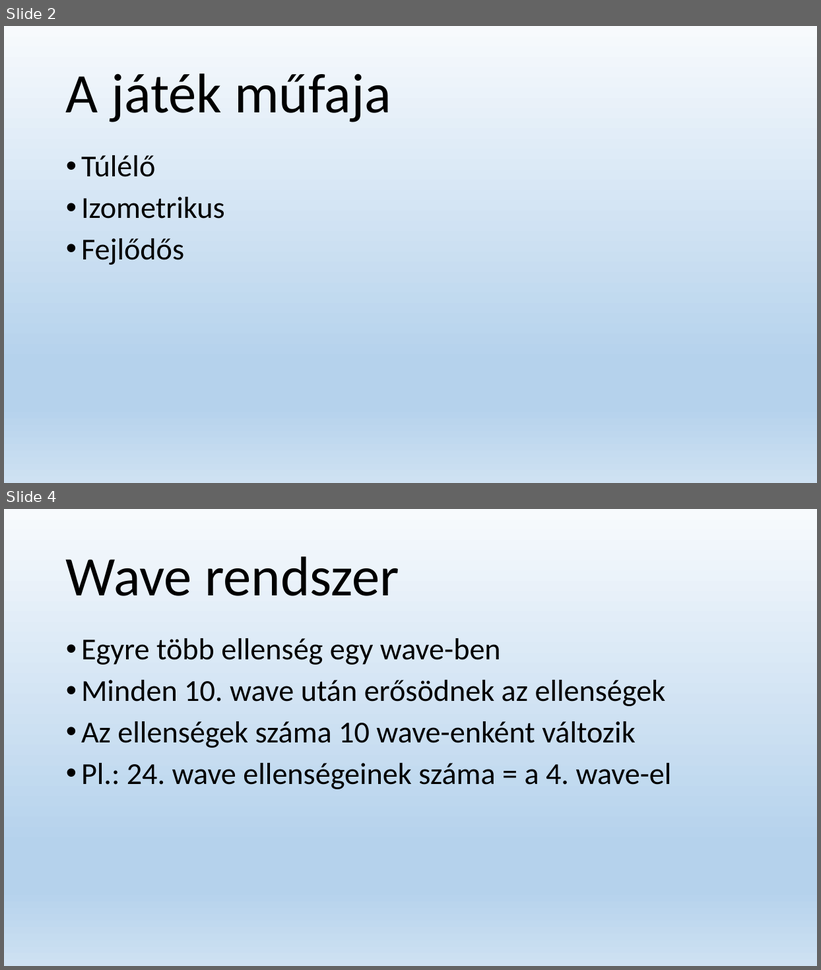
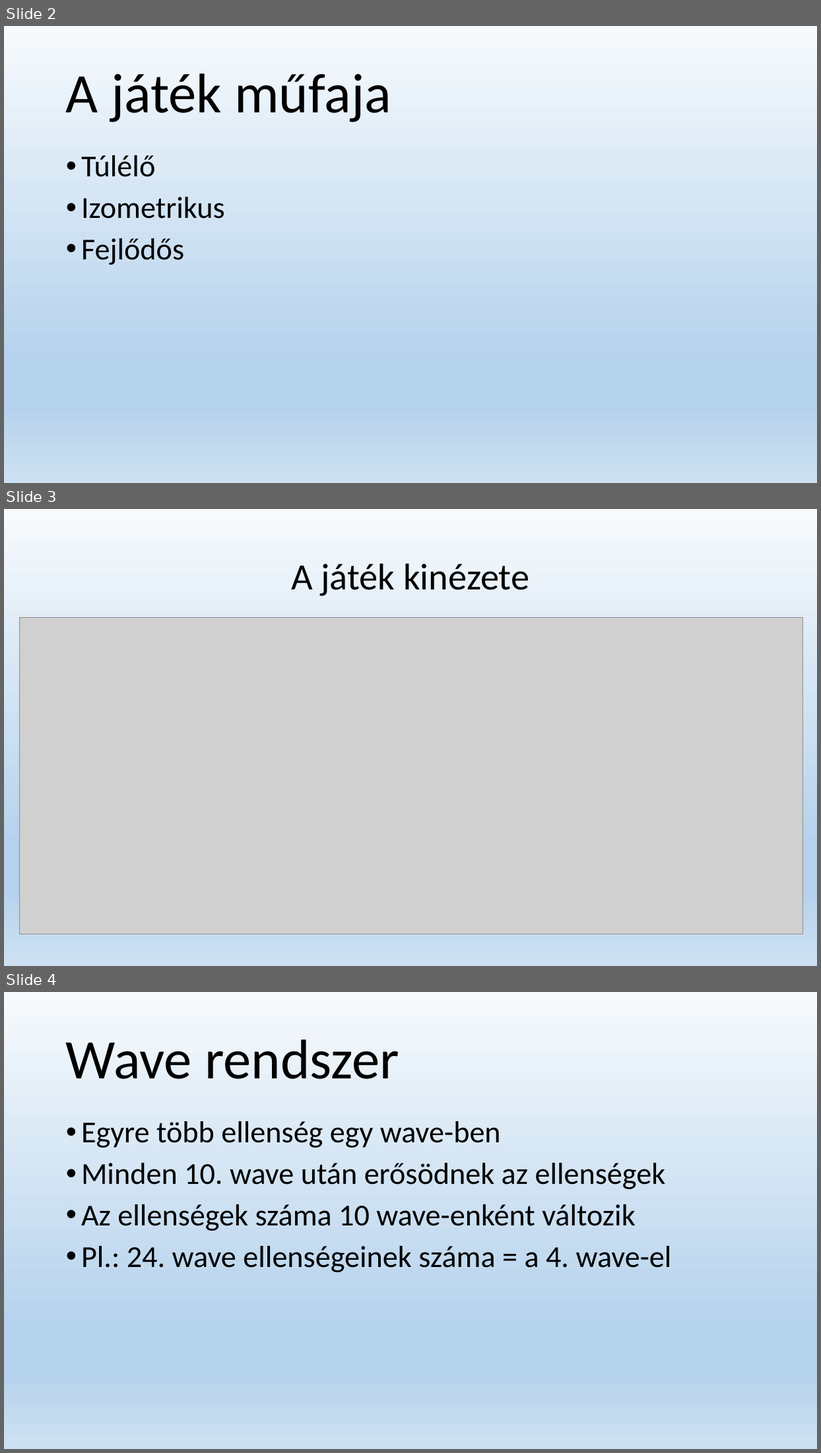
Before and after one commit to onezer/onallo_labor, a slide deck: Előadás.pptx. Shown one above the other, each under a label of ours: slides 2 and 4 before the commit, slides 2, 3 and 4 after it; the slides between them are not shown. The pictures are 821x970 and 821x1453 pixels, drawn with LibreOffice and Linux fonts; fonts in the diff are those of the drawing; grey boxes stand for pictures. Boxes give left, top, right and bottom in pixels: in the first picture for what was removed or moved away, otherwise in the second. Text is boxed around its words. In the diff, an @@ line names an element or a change of style, - is before the commit and + after.

```diff
--- a/Előadás.pptx
+++ b/Előadás.pptx
@@ slide 3 added at (4,509,817,966), background gradient #F7FAFD to #B5D2EC to #CEE1F2 @@
@@ title added at (291,563,529,596), 44 pt, text #000000 @@
+A játék kinézete
@@ picture added at (19,618,803,934) @@
```
Also in this commit, not shown: 2 slides changed, 5 other slides added, 1 slide removed.
